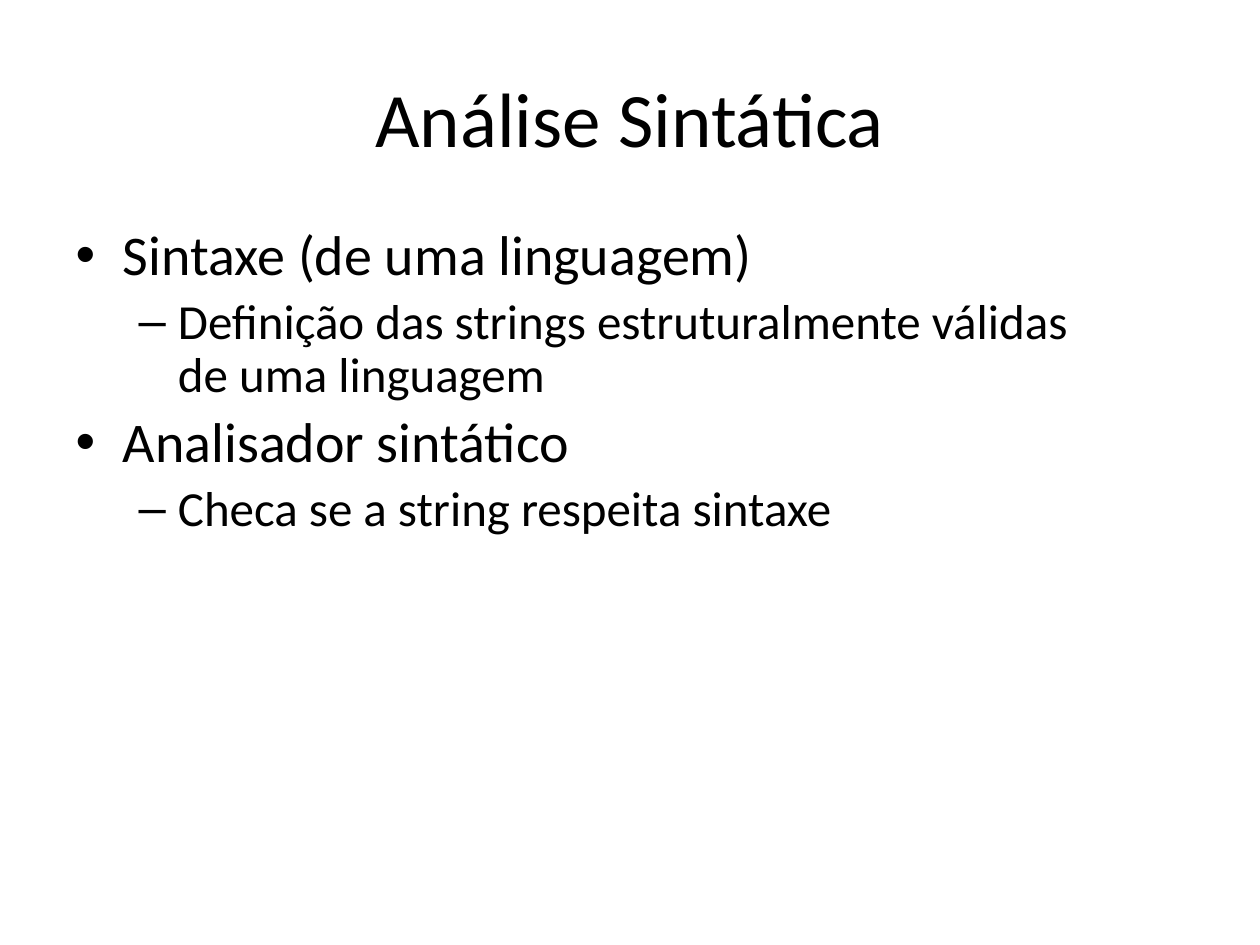
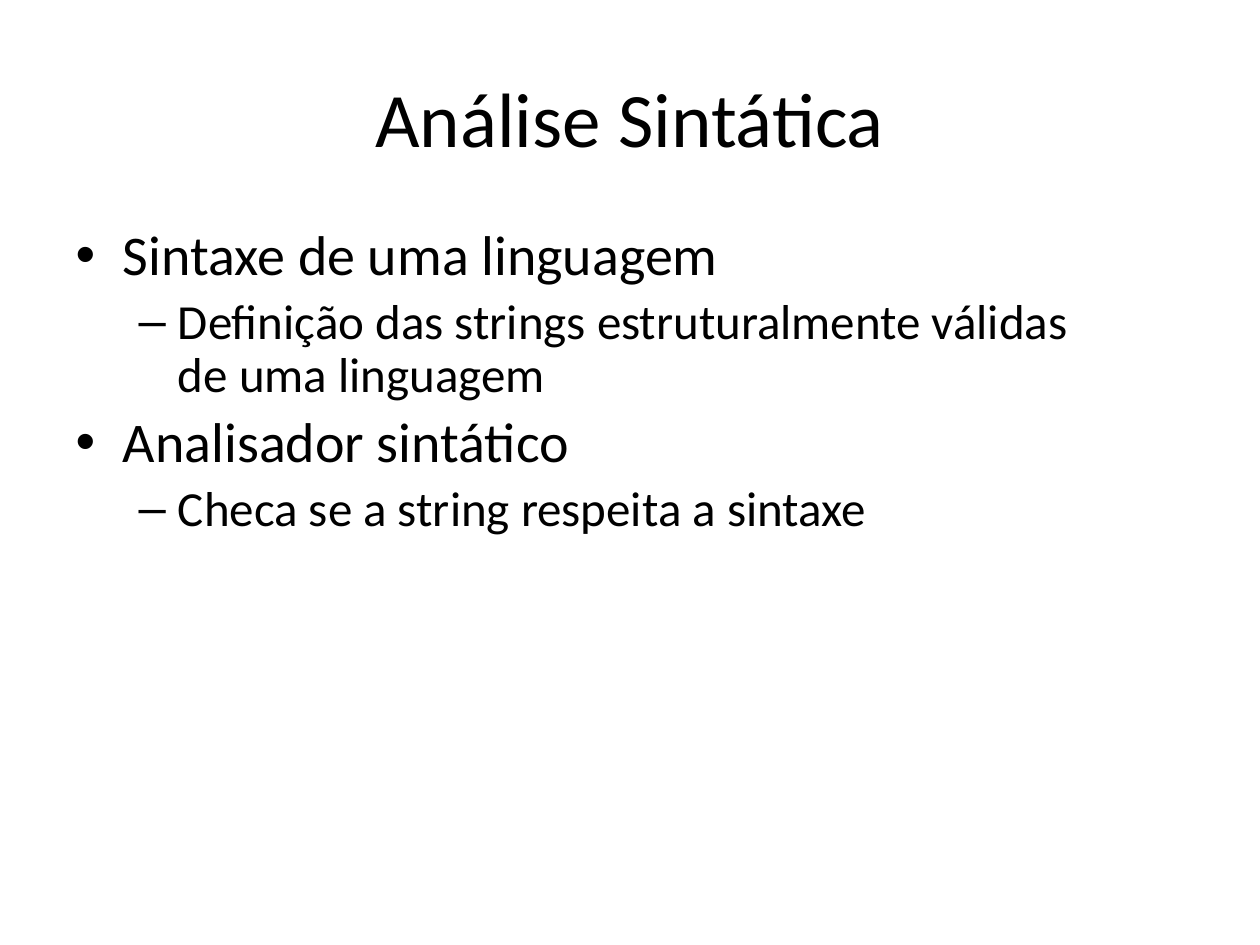
Before and after one commit to damorim/compilers-cin, a slide deck: slide 2 of slides-aulas/analise-sintatica.pptx. Drawn at 1260x945 pixels with LibreOffice and Linux fonts; fonts in the diff are those of the drawing. Boxes give left, top, right and bottom in pixels: in the first picture for what was removed or moved away, otherwise in the second. Text is boxed around its words. In the diff, an @@ line names an element or a change of style, - is before the commit and + after.

```diff
--- a/slides-aulas/analise-sintatica.pptx
+++ b/slides-aulas/analise-sintatica.pptx
@@ text at box(123, 236, 718, 285): text changed @@
-• Sintaxe (de uma linguagem)
+• Sintaxe de uma linguagem
@@ text at box(178, 492, 866, 535): text changed @@
-  – Checa se a string respeita sintaxe
+  – Checa se a string respeita a sintaxe
```
Also in this commit, not shown: 5 other slides changed, 3 slides added, 1 slide removed, 1 other file.
